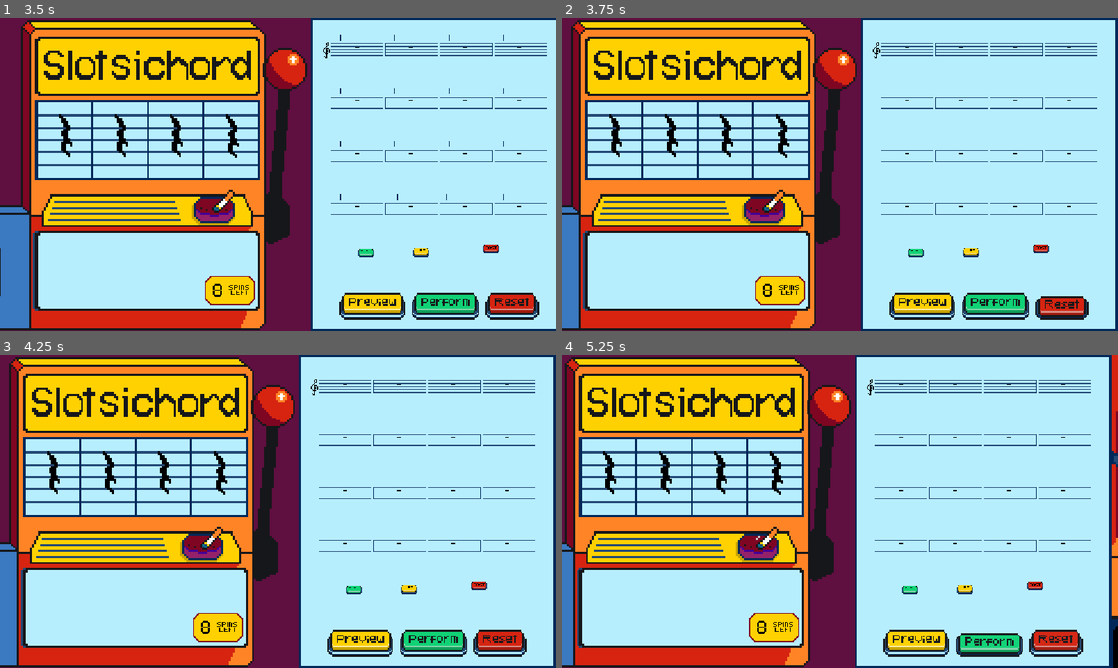
Above: before the commit, frames 1-4 (two rows, left to right).
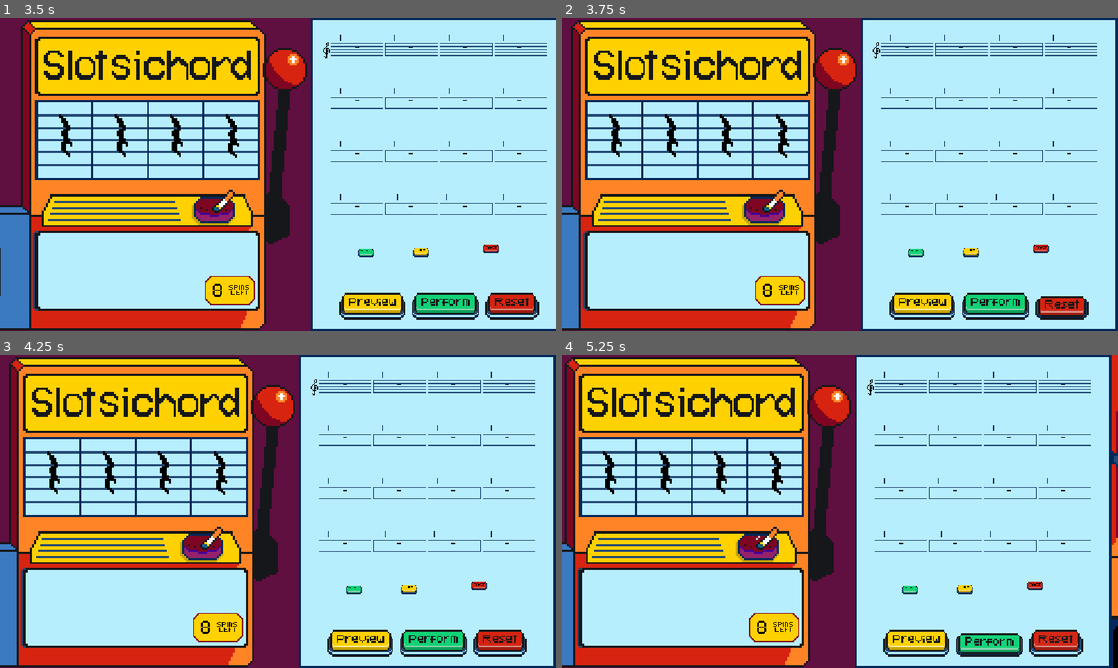
Above: after the commit, the same moments.

Repository: twhassall/slotsichord
Game: Godot game, scene res://scenes/actualScreens/MainScreen.tscn
Same seed, same stepped clock (60 frames per second), same inputs: the game is played once before the commit and once after it.
Inputs (mouse positions are in pixels of both pictures, inside the frame that each line leads up to):
- Up to frame 1 (3.5 s): click (244, 271) at 0.5 s; click (511, 305) at 2.75 s
- Up to frame 2 (3.75 s): click (1073, 305) at 3.5 s
- Up to frame 3 (4.25 s): no input
- Up to frame 4 (5.25 s): click (923, 642) at 4.25 s; click (995, 642) at 5 s

Frame 1 is identical in both runs. In frame 2, less than 0.1% of the frame differs, in the area x 59-89%, y 5-59%; in frame 3, less than 0.1%; in frame 4, less than 0.1%, in the area x 57-88%, y 5-59%.

Commit message:
fixed rests / chord boxes disappearing

Diff:
--- a/scripts/arrangement_area.gd
+++ b/scripts/arrangement_area.gd
@@ -59,6 +59,7 @@
 		for bit in line:
 			bit._clear_existing_bar()
 			bit.clear_existing_chord()
+			bit.set_rest_visible(true)
 
 func _on_play_pressed():
 	MusicLibrary.play_button()
--- a/scripts/chord_box.gd
+++ b/scripts/chord_box.gd
@@ -1,10 +1,11 @@
 extends Node2D
 
 @onready var letter = $Letter
+@onready var box = $Box
 
 func show_chord(chord_name):
 	if chord_name == "":
-		visible = false
+		letter.visible = false
 	else:
 		letter.texture = MusicLibrary.chord_sprites[chord_name]
-		visible = true
+		letter.visible = true
